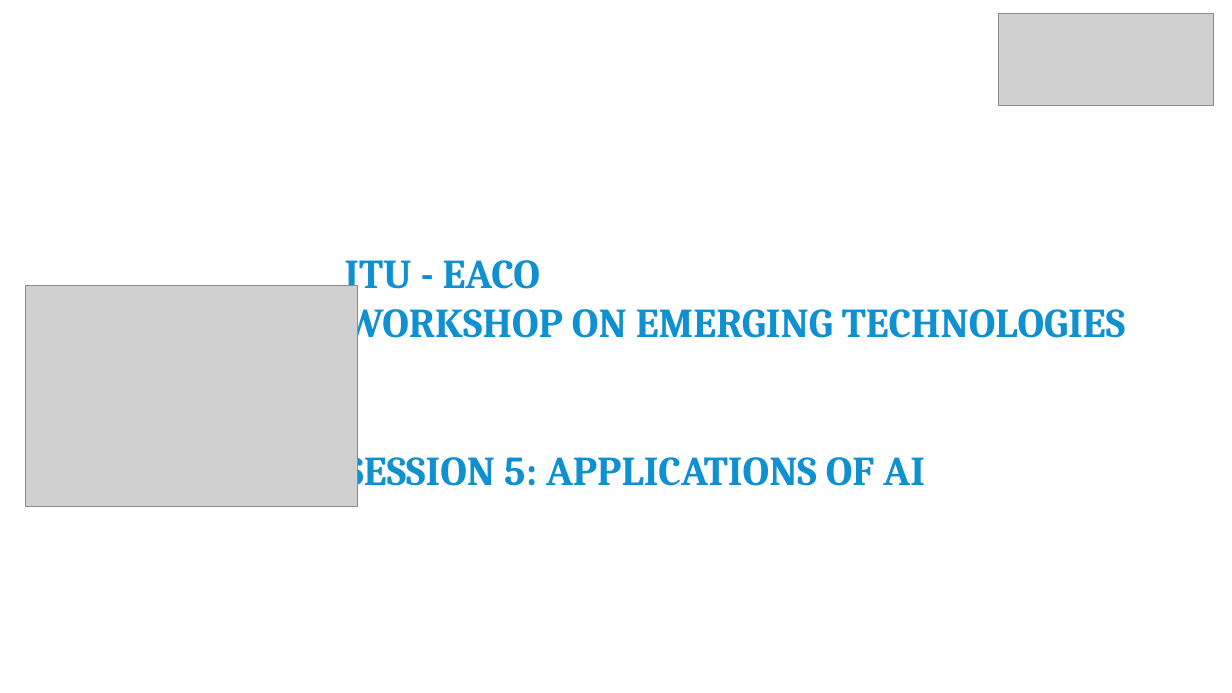
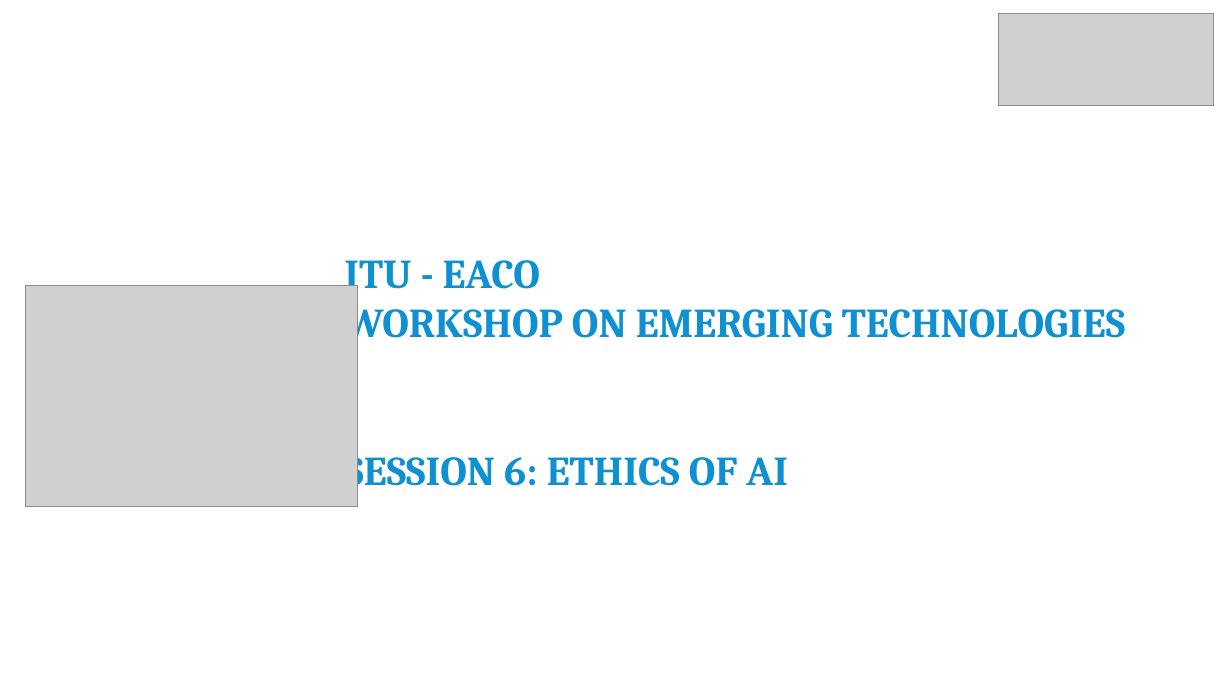
Before and after one commit to franckalbinet/itu-eaco-zanzibar-12-2018, a slide deck: slide 1 of presentations/session-6-ethics-of-ai.pptx. Drawn at 1232x693 pixels with LibreOffice and Linux fonts; fonts in the diff are those of the drawing; grey boxes stand for pictures; background and template pictures are left out. Boxes give left, top, right and bottom in pixels: in the first picture for what was removed or moved away, otherwise in the second. Text is boxed around its words. In the diff, an @@ line names an element or a change of style, - is before the commit and + after.

Commit message:
drafted ethics of AI presentation

```diff
--- a/presentations/session-6-ethics-of-ai.pptx
+++ b/presentations/session-6-ethics-of-ai.pptx
@@ text at [344, 447, 788, 494]: text changed @@
-SESSION 5: APPLICATIONS OF AI
+SESSION 6: ETHICS OF AI
```
Also in this commit, not shown: 3 other slides changed, 13 slides added, 30 slides removed, 3 other files.
